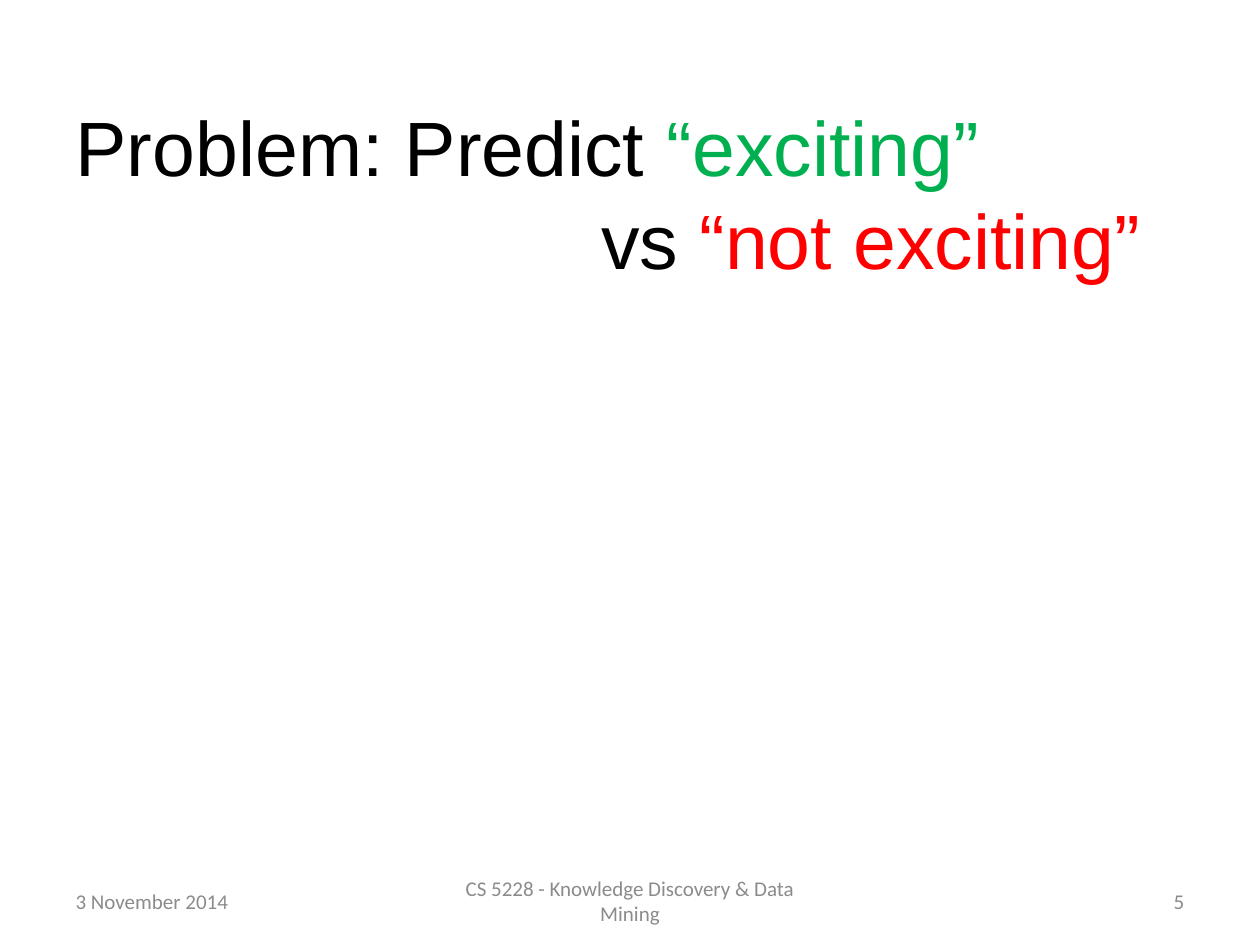
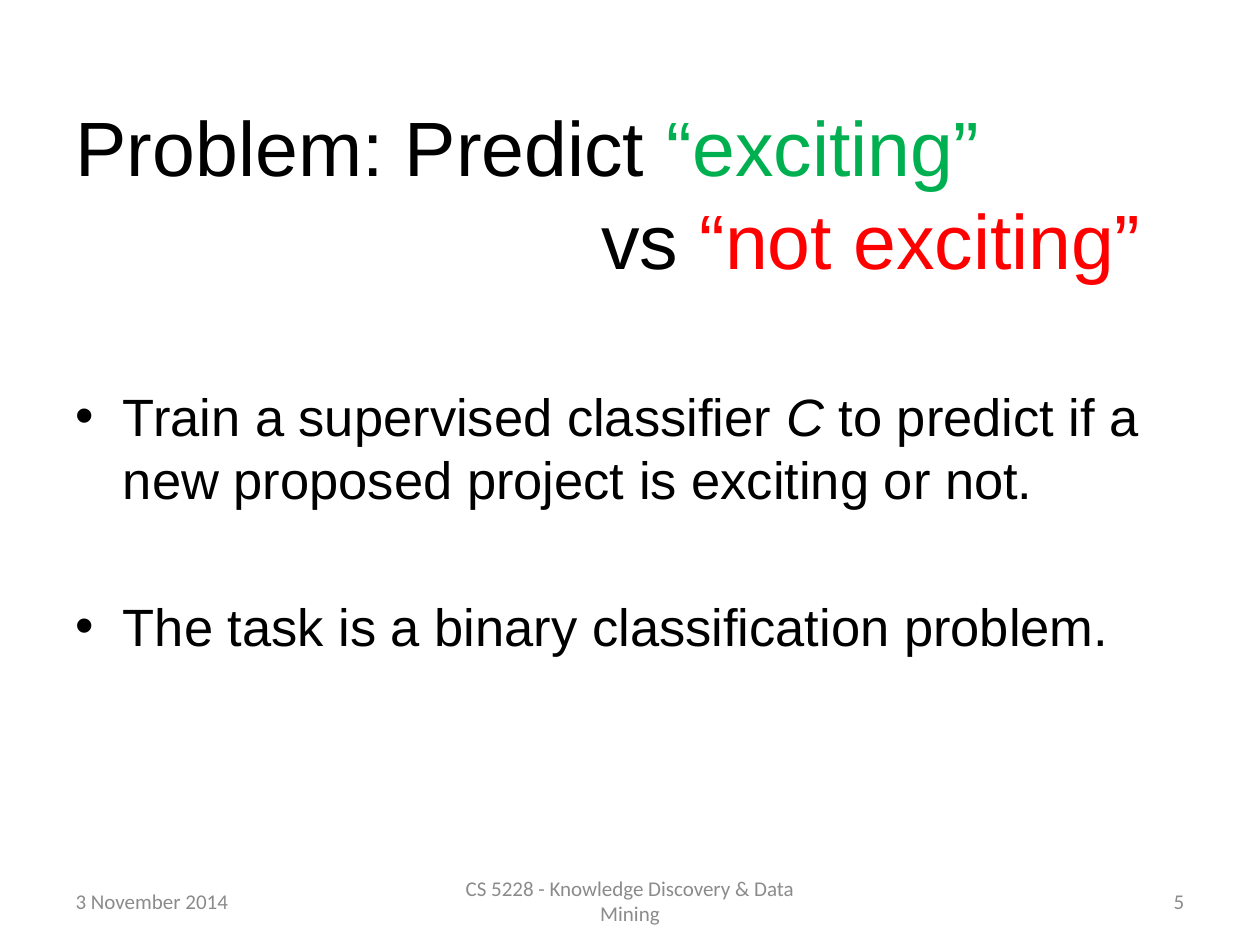
Before and after one commit to raymondhs/Panda-Delights, a slide deck: slide 5 of doc/2014_Nov_04.pptx. Drawn at 1260x945 pixels with LibreOffice and Linux fonts; fonts in the diff are those of the drawing. Boxes give left, top, right and bottom in pixels: in the first picture for what was removed or moved away, otherwise in the second. Text is boxed around its words. In the diff, an @@ line names an element or a change of style, - is before the commit and + after.

```diff
--- a/doc/2014_Nov_04.pptx
+++ b/doc/2014_Nov_04.pptx
@@ text added at bbox=[123, 398, 1139, 657], 30 pt, text #000000 @@
+• Train a supervised classifier C to predict if a new proposed project is exciting or not.
+• The task is a binary classification problem.
```
Also in this commit, not shown: 4 other slides changed, 11 slides added, 5 other files.
